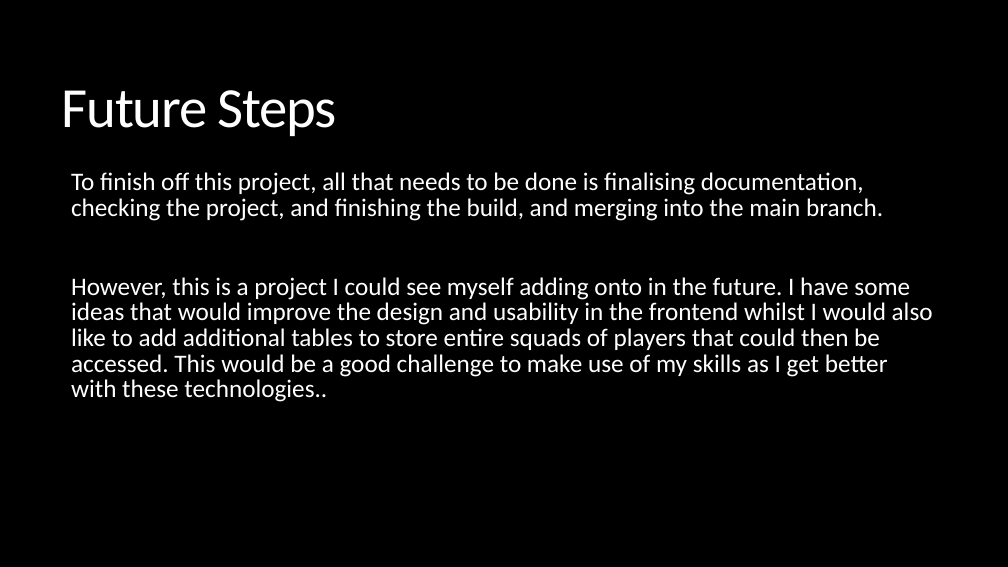
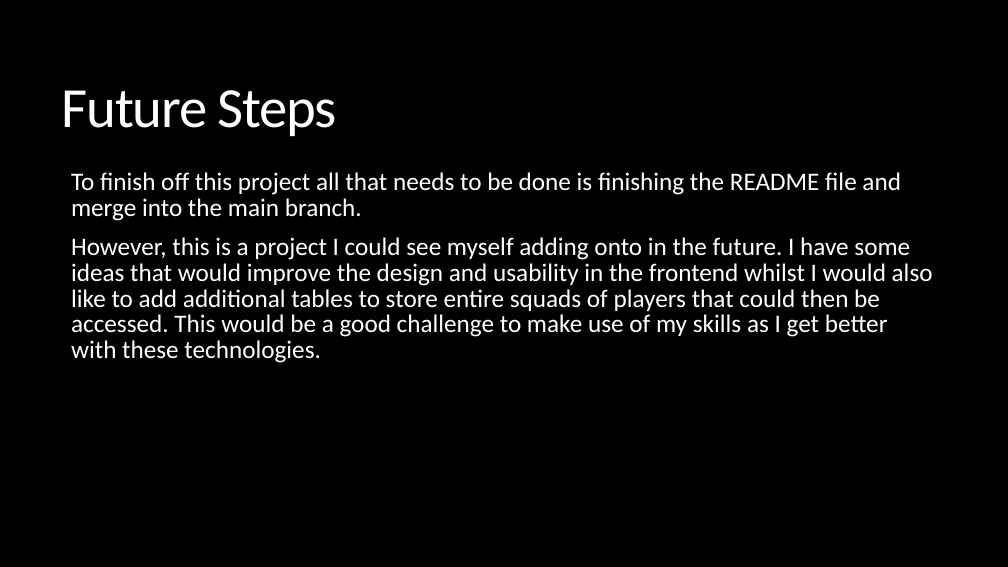
Before and after one commit to lewiscpearson/QA-Project-2-FootballSquadBuilder, a slide deck: slide 16 of documentation/Footbal Squad Builder.pptx (slide 15 before the commit). Drawn at 1008x567 pixels with LibreOffice and Linux fonts; fonts in the diff are those of the drawing. Boxes give left, top, right and bottom in pixels: in the first picture for what was removed or moved away, otherwise in the second. Text is boxed around its words. In the diff, an @@ line names an element or a change of style, - is before the commit and + after.

```diff
--- a/documentation/Footbal Squad Builder.pptx
+++ b/documentation/Footbal Squad Builder.pptx
@@ text at (71, 172, 933, 363): text changed @@
-  To finish off this project, all that needs to be done is finalising documentation, checking the project, and finishing the build, and merging into the main branch.
-  However, this is a project I could see myself adding onto in the future. I have some ideas that would improve the design and usability in the frontend whilst I would also like to add additional tables to store entire squads of players that could then be accessed. This would be a good challenge to make use of my skills as I get better with these technologies..
+  To finish off this project all that needs to be done is finishing the README file and merge into the main branch.
+  However, this is a project I could see myself adding onto in the future. I have some ideas that would improve the design and usability in the frontend whilst I would also like to add additional tables to store entire squads of players that could then be accessed. This would be a good challenge to make use of my skills as I get better with these technologies.
```
Also in this commit, not shown: 5 other slides changed, 3 slides added, 2 slides removed, 1 other file.
